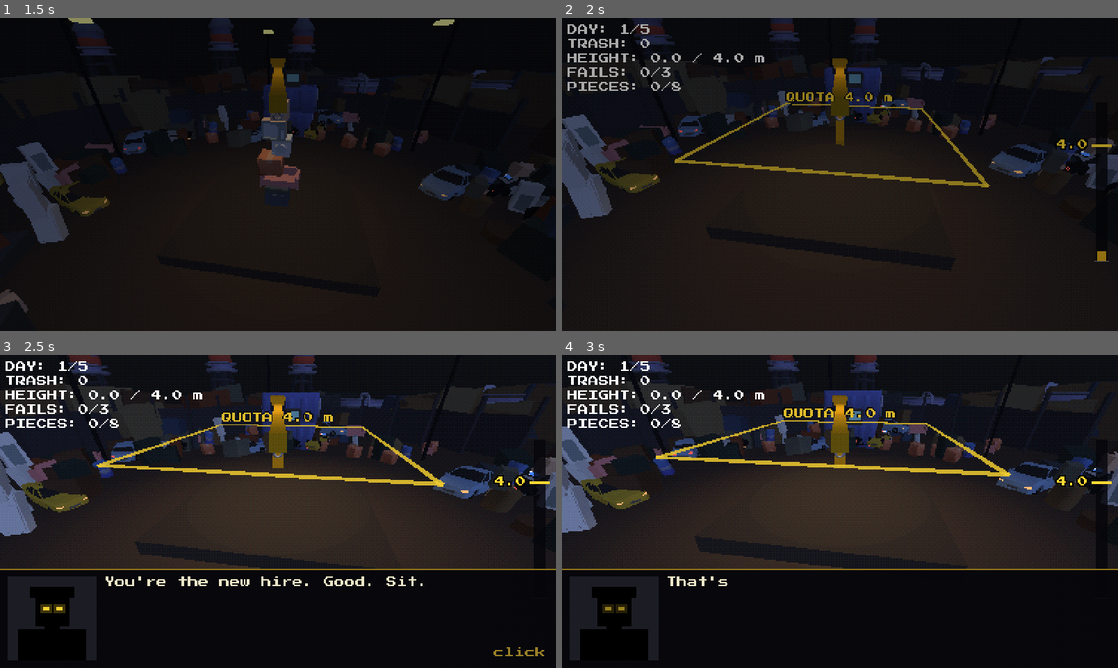
Above: before the commit, frames 1-4 (two rows, left to right).
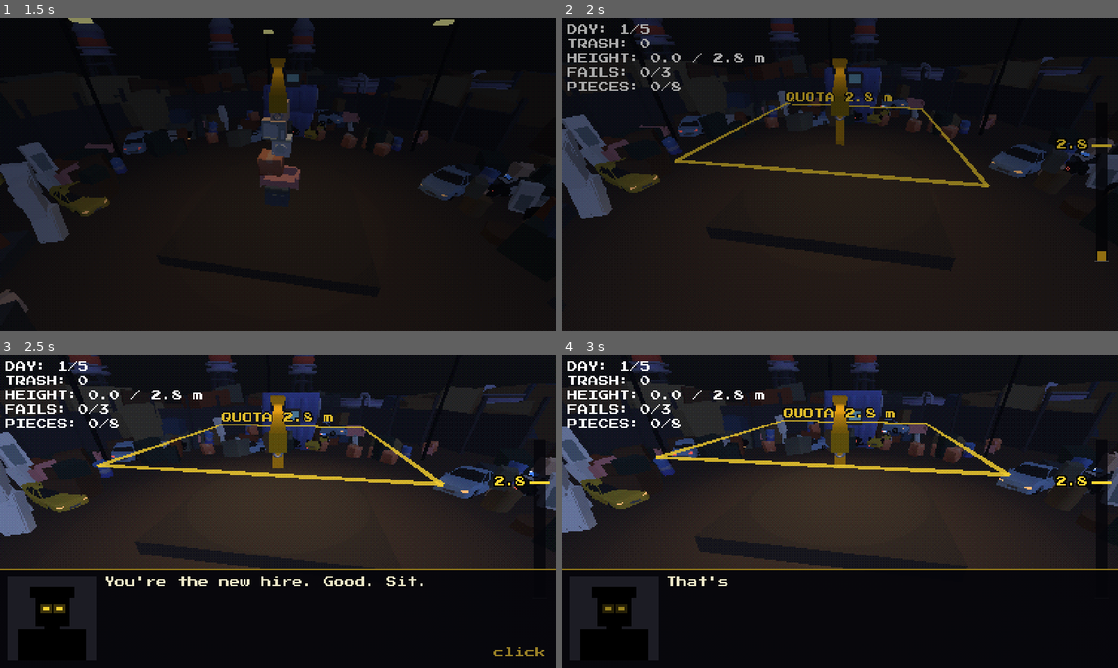
Above: after the commit, the same moments.

Repository: coconutTM/Stack-Chaos
Game: Godot game, scene res://scenes/main.tscn
Two runs of this game, one before a commit and one after it. Both use one fixed random seed, a clock stepped at 60 frames per second and the inputs below.
Inputs (mouse positions are in pixels of both pictures, inside the frame that each line leads up to):
- Up to frame 1 (1.5 s): click "PLAY" at 0.5 s; click "PLAY" at 1.25 s
- Up to frame 2 (2 s): no input
- Up to frame 3 (2.5 s): tap Enter at 2 s; move the mouse to (400, 495) at 2.02 s; tap P at 2.1 s; click (400, 495) at 2.17 s
- Up to frame 4 (3 s): drag from (728, 527) to (812, 574) at 2.77 s

Frame 1 is identical in both runs. In frame 2, 0.2% of the frame differs, in the area x 27-95%, y 11-43%; in frame 3, 0.2%; in frame 4, 0.2%.

Commit message:
Show heights measured from the pad surface, not world Y
HUD, fired page, QUOTA label, height meter and boss lines now subtract
the pad top (main._shown_height). Internal quota/tower values and
difficulty are unchanged; README quota table updated (day 1 = 2.8 m).

Co-Authored-By: Claude Opus 5.5 <noreply@anthropic.com>

Diff:
--- a/scripts/height_meter.gd
+++ b/scripts/height_meter.gd
@@ -67,7 +67,7 @@
 	# ขีดโควต้า + ตัวเลข
 	var qy := roundf(_y_of(_quota))
 	_canvas.draw_rect(Rect2(BAR_X - 4.0, qy - 1.0, BAR_W + 8.0, 2.0), COL_QUOTA)
-	var text := "%.1f" % _quota
+	var text := "%.1f" % maxf(_quota - PAD_Y, 0.0)   # ตัวเลขนับจากผิวแท่น เหมือน HUD
 	var w := font.get_string_size(text, HORIZONTAL_ALIGNMENT_LEFT, -1, 8).x
 	_canvas.draw_string_outline(font, Vector2(BAR_X - 7.0 - w, qy + 3.0), text, HORIZONTAL_ALIGNMENT_LEFT, -1, 8, 4, Color.BLACK)
 	_canvas.draw_string(font, Vector2(BAR_X - 7.0 - w, qy + 3.0), text, HORIZONTAL_ALIGNMENT_LEFT, -1, 8, COL_QUOTA)
--- a/scripts/main.gd
+++ b/scripts/main.gd
@@ -302,7 +302,7 @@
 	_cur_day = d
 	quota_height = d.height
 	max_pieces = d.pieces
-	quota_marker.set_quota(quota_height)
+	quota_marker.set_quota(quota_height, _shown_height(quota_height))
 
 	for b in blocks_root.get_children():
 		b.queue_free()
@@ -385,7 +385,7 @@
 			])
 		else:
 			_show_screen("YOU'RE FIRED!\nDAY %d\nHEIGHT: %.1f / %.1f m\nLOST: %d PIECES\n\nclick to return to title" % [
-				day, tower_top, quota_height, failed_attempts
+				day, _shown_height(tower_top), _shown_height(quota_height), failed_attempts
 			])
 		state = State.FIRED
 		screen_fx.uncover()
@@ -802,9 +802,9 @@
 		"day": day,
 		"shift": _shift(),
 		"days": GameData.DAYS.size(),
-		"quota": "%.1f" % quota_height,
+		"quota": "%.1f" % _shown_height(quota_height),
 		"pieces": max_pieces,
-		"height": "%.1f" % tower_top,
+		"height": "%.1f" % _shown_height(tower_top),
 		"fails": failed_attempts,
 		"max_fails": GameData.MAX_FAILS,
 	}
@@ -867,10 +867,15 @@
 	item_bar.refresh(items.inventory, state == State.HOLDING, "  ".join(parts), next_text)
 
 
+# ความสูงที่โชว์ผู้เล่น = นับจากผิวแท่น (ค่าภายใน tower_top / quota_height เป็นพิกัดโลก แท่นอยู่ที่ y ≈ 1.2)
+func _shown_height(world_y: float) -> float:
+	return maxf(world_y - guide.pad_top, 0.0)
+
+
 func update_ui() -> void:
 	var day_text := "SHIFT: %d" % _shift() if overtime else "DAY: %d/%d" % [day, GameData.DAYS.size()]
 	score_label.text = "%s\nTRASH: %d\nHEIGHT: %.1f / %.1f m\nFAILS: %d/%d\nPIECES: %d/%d" % [
-		day_text, score, tower_top, quota_height,
+		day_text, score, _shown_height(tower_top), _shown_height(quota_height),
 		failed_attempts, GameData.MAX_FAILS, pieces_used, max_pieces
 	]
 	var today := modifiers.label_text()
--- a/scripts/quota_marker.gd
+++ b/scripts/quota_marker.gd
@@ -2,7 +2,7 @@
 extends Node3D
 
 # เส้นโควต้าในฉาก 3D: กรอบเรืองแสงรอบแท่นที่ความสูงโควต้า + ป้าย QUOTA
-# main.gd เรียก set_quota() ต้นวัน และ update_progress() ทุกเฟรม (ความสูงเป็นพิกัดโลก เหมือน HEIGHT บน HUD)
+# main.gd เรียก set_quota() ต้นวัน และ update_progress() ทุกเฟรม (height / tower_top เป็นพิกัดโลก / ป้ายโชว์ค่าที่นับจากผิวแท่นเหมือน HUD)
 
 const HALF := 4.5            # ครึ่งความกว้างกรอบ (เท่าครึ่งพื้นแท่น 9x9)
 const THICK := 0.07
@@ -48,11 +48,11 @@
 	visible = false
 
 
-# ต้นวัน: ตั้งความสูงโควต้า (พิกัดโลก)
-func set_quota(height: float) -> void:
+# ต้นวัน: ตั้งความสูงโควต้า (height = พิกัดโลก วางกรอบ / shown = ตัวเลขบนป้าย นับจากผิวแท่น)
+func set_quota(height: float, shown: float) -> void:
 	_quota = height
 	position.y = height
-	_label.text = "QUOTA %.1f m" % height
+	_label.text = "QUOTA %.1f m" % shown
 	update_progress(0.0)
 
 
Not shown, changed: CLAUDE.md
Not shown, changed: README.md
